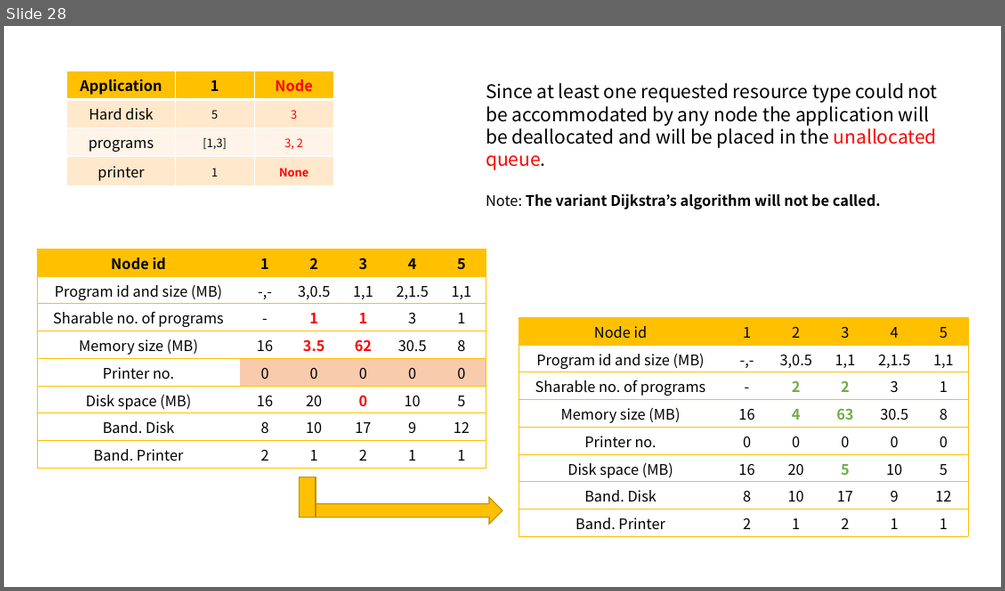
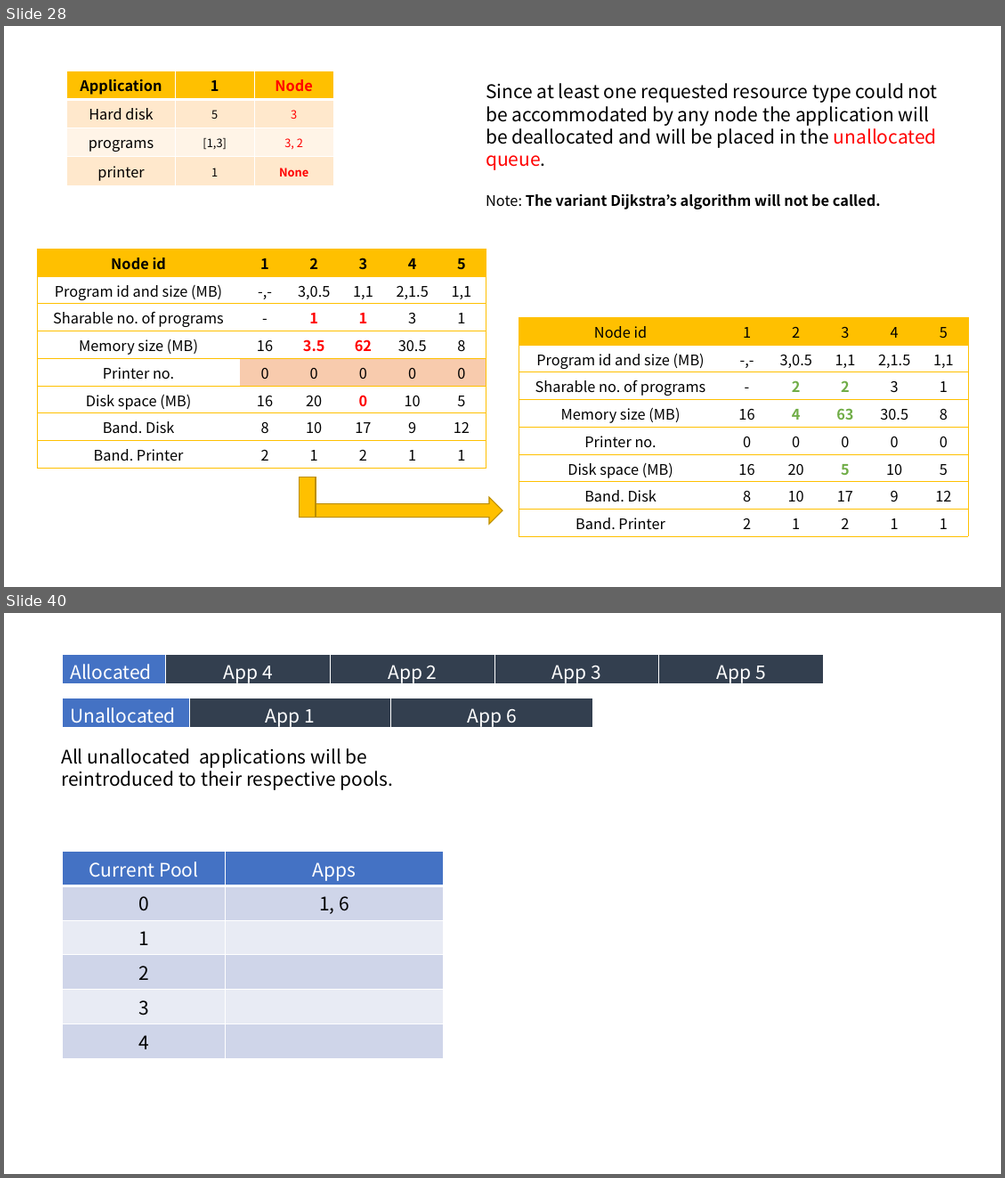
Before and after one commit to revhea2/priority-based-resource-allocation, a slide deck: final_presentation.pptx. Shown one above the other, each under a label of ours: slide 28 before the commit, slides 28 and 40 after it; the slides between them are not shown. The pictures are 1005x591 and 1005x1178 pixels, drawn with LibreOffice and Linux fonts; fonts in the diff are those of the drawing. Boxes give left, top, right and bottom in pixels: in the first picture for what was removed or moved away, otherwise in the second. Text is boxed around its words. In the diff, an @@ line names an element or a change of style, - is before the commit and + after.

```diff
--- a/final_presentation.pptx
+++ b/final_presentation.pptx
@@ slide 40 added at [4, 613, 1001, 1174], background #FFFFFF @@
@@ table added at [63, 654, 824, 1019], 1 rows, 5 columns @@
+Allocated | App 4 | App 2 | App 3 | App 5
@@ table added at [63, 698, 592, 730], 1 rows, 3 columns @@
+Unallocated | App 1 | App 6
@@ text added at [61, 748, 393, 790], 18 pt, text #000000 @@
+All unallocated applications will be reintroduced to their respective pools.
@@ table added at [63, 851, 444, 1053], 6 rows, 2 columns @@
+Current Pool | Apps
+0 | 1, 6
+1 | 
+2 | 
+3 | 
+4 | 
```
Also in this commit, not shown: 5 slides changed, 38 other slides added, 1 slide removed, 5 other files.
